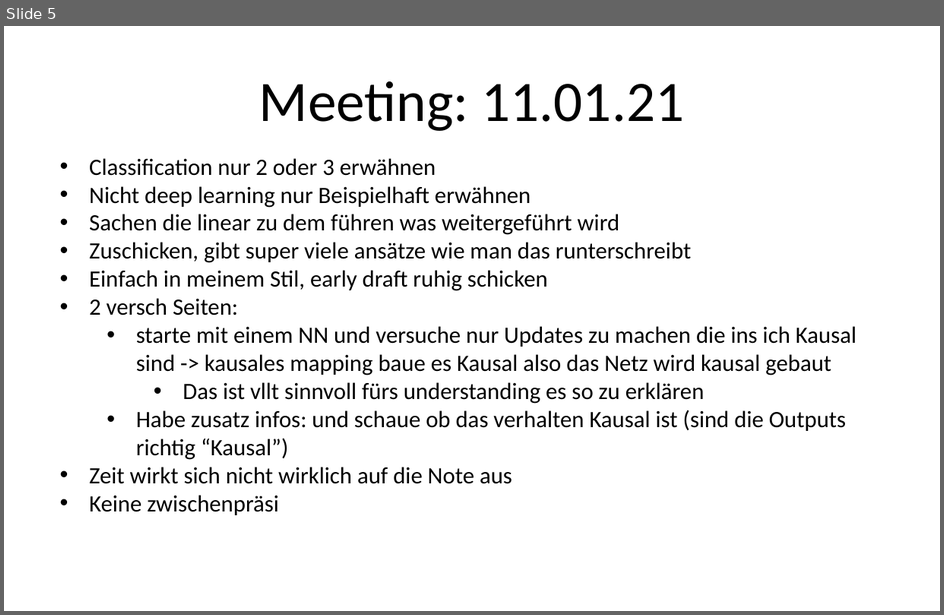
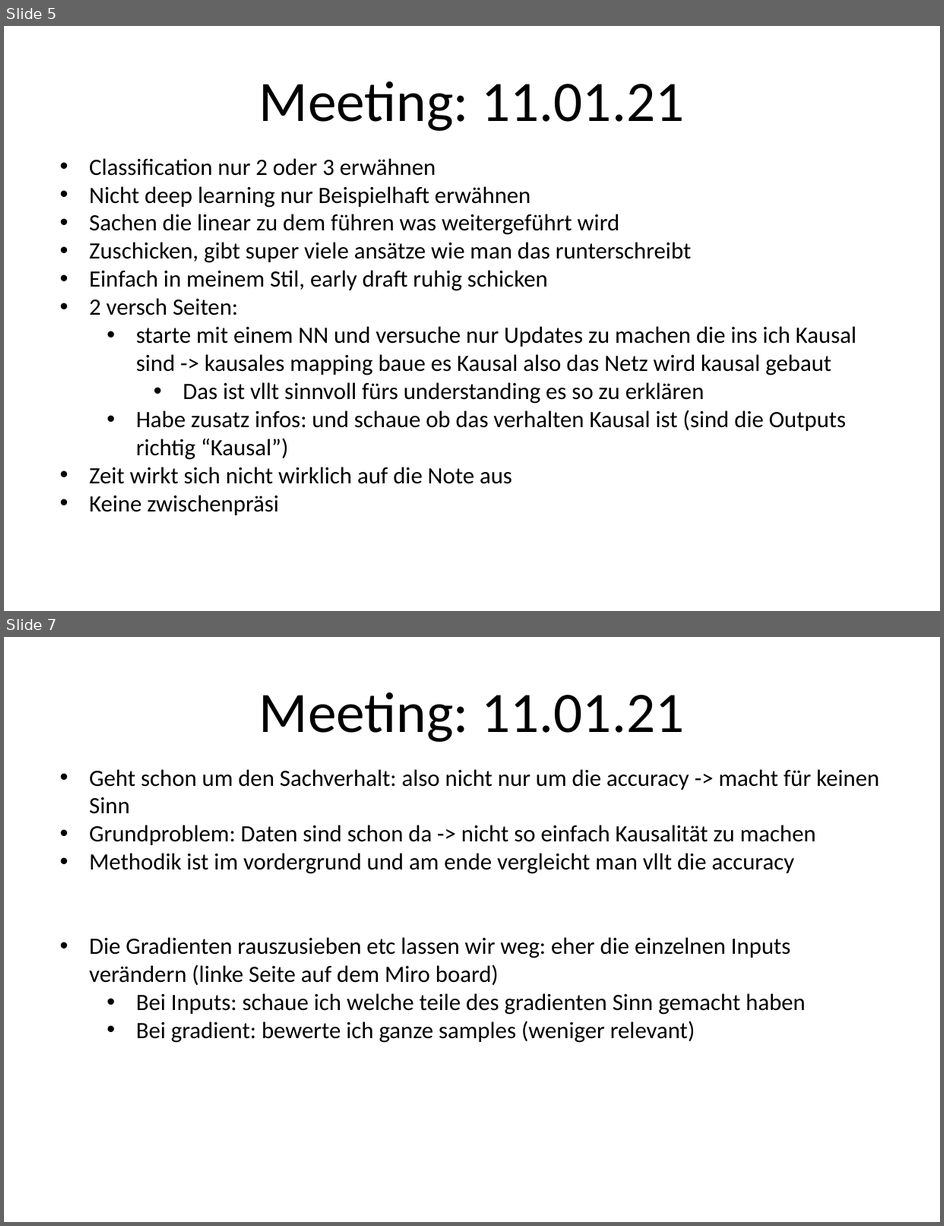
Before and after one commit to kathrinkhadra/Causal-Regularization-Master-Thesis, a slide deck: MeetingNotes.pptx. Shown one above the other, each under a label of ours: slide 5 before the commit, slides 5 and 7 after it; the slides between them are not shown. The pictures are 944x615 and 944x1226 pixels, drawn with LibreOffice and Linux fonts; fonts in the diff are those of the drawing. Boxes give left, top, right and bottom in pixels: in the first picture for what was removed or moved away, otherwise in the second. Text is boxed around its words. In the diff, an @@ line names an element or a change of style, - is before the commit and + after.

```diff
--- a/MeetingNotes.pptx
+++ b/MeetingNotes.pptx
@@ slide 7 added at <box>4,637,940,1222</box>, background #FFFFFF @@
@@ title added at <box>259,692,685,742</box>, 44 pt, text #000000 @@
+Meeting: 11.01.21
@@ text added at <box>89,769,880,1043</box>, 18 pt, text #000000 @@
+• Geht schon um den Sachverhalt: also nicht nur um die accuracy -> macht für keinen Sinn
+• Grundproblem: Daten sind schon da -> nicht so einfach Kausalität zu machen
+• Methodik ist im vordergrund und am ende vergleicht man vllt die accuracy
+• Die Gradienten rauszusieben etc lassen wir weg: eher die einzelnen Inputs verändern (linke Seite auf dem Miro board)
+  • Bei Inputs: schaue ich welche teile des gradienten Sinn gemacht haben
+  • Bei gradient: bewerte ich ganze samples (weniger relevant)
```
Also in this commit, not shown: 2 other slides added, 1 other file.
